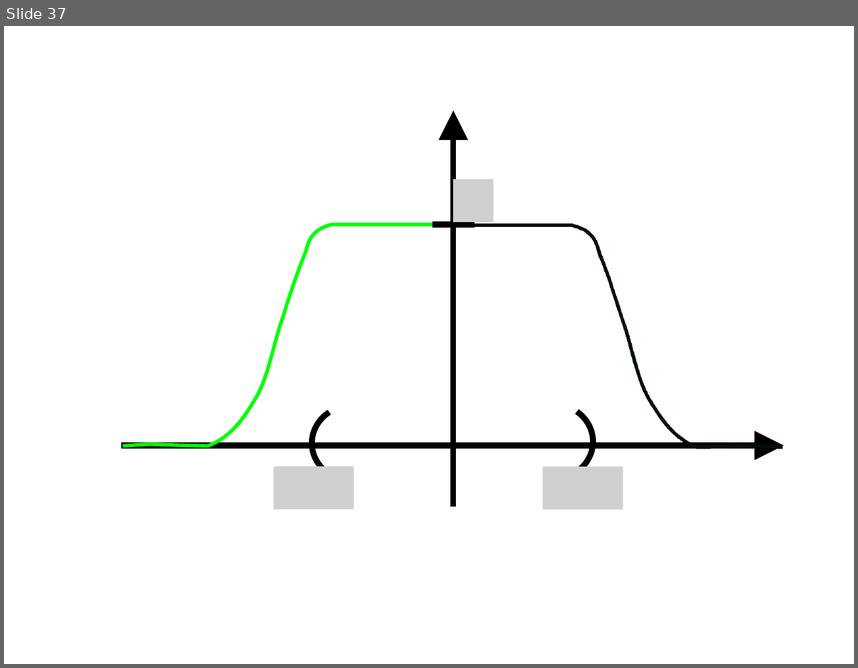
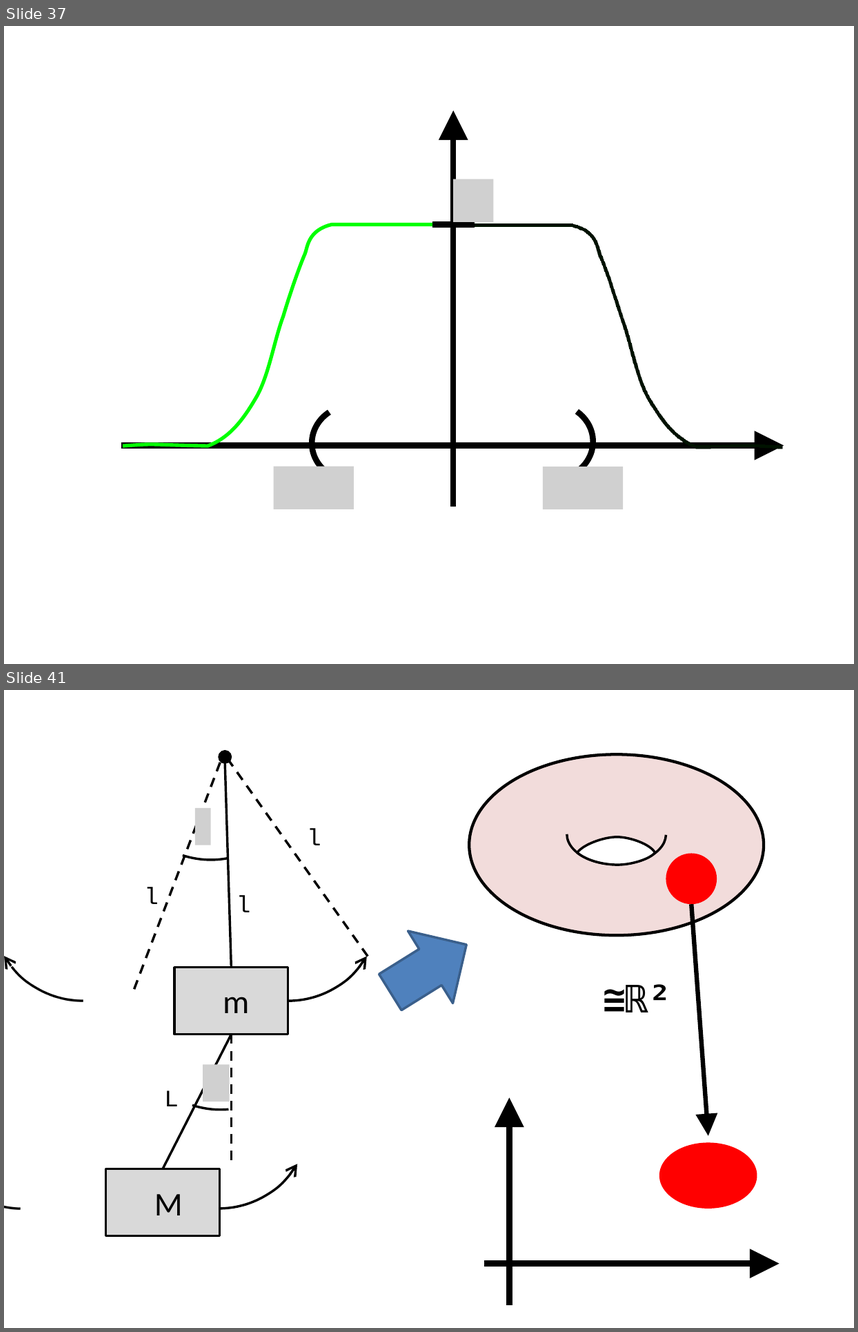
Before and after one commit to lutteropp/GeoTopo, a slide deck: images/Bilder.pptx. Shown one above the other, each under a label of ours: slide 37 before the commit, slides 37 and 41 after it; the slides between them are not shown. The pictures are 858x668 and 858x1332 pixels, drawn with LibreOffice and Linux fonts; fonts in the diff are those of the drawing; grey boxes stand for pictures. Boxes give left, top, right and bottom in pixels: in the first picture for what was removed or moved away, otherwise in the second. Text is boxed around its words. In the diff, an @@ line names an element or a change of style, - is before the commit and + after.

```diff
--- a/images/Bilder.pptx
+++ b/images/Bilder.pptx
@@ slide 41 added at <box>4,690,854,1328</box>, background #FFFFFF @@
@@ arc (boxed as its full ellipse) added at <box>94,690,328,885</box>, outline #000000 2 pt @@
@@ ellipse added at <box>219,750,232,763</box>, fill #000000, outline #000000 1 pt @@
@@ line added from (134, 989) to (221, 761), #000000 2 pt dashed @@
@@ line added from (231, 967) to (225, 763), #000000 2 pt @@
@@ line added from (368, 956) to (229, 761), #000000 2 pt dashed @@
@@ ellipse added at <box>469,755,763,936</box>, fill #F2DCDB, outline #000000 2.5 pt @@
@@ picture added at <box>195,808,212,845</box> @@
@@ arc (boxed as its full ellipse) added at <box>567,804,666,865</box>, outline #000000 2 pt @@
@@ arc (boxed as its full ellipse) added at <box>4,818,174,1000</box>, outline #000000 2 pt @@
@@ arc (boxed as its full ellipse) added at <box>197,818,380,1000</box>, outline #000000 2 pt @@
@@ text added at <box>307,828,321,845</box>, 20 pt, text #000000 @@
+l
@@ freeform shape added at <box>577,837,655,865</box>, fill #FFFFFF, outline #000000 2 pt @@
@@ ellipse added at <box>666,854,717,904</box>, fill #FF0000 @@
@@ text added at <box>144,887,159,904</box>, 20 pt, text #000000 @@
+l
@@ text added at <box>237,895,251,912</box>, 20 pt, text #000000 @@
+l
@@ arc (boxed as its full ellipse) added at <box>103,900,338,1135</box>, outline #000000 2 pt @@
@@ left arrow added at <box>368,908,489,1028</box>, fill #4F81BD, outline #3A5F8C 2 pt @@
@@ arrow added from (692, 904) to (708, 1136), #000000 3.75 pt @@
@@ rectangle added at <box>174,967,288,1034</box>, fill #D9D9D9, outline #000000 2 pt @@
@@ text added at <box>223,996,249,1013</box>, 28 pt, text #000000 @@
+m
@@ text added at <box>603,984,671,1012</box>, 32 pt, text #000000, bold @@
+≅ℝ²
@@ arc (boxed as its full ellipse) added at <box>4,1028,105,1208</box>, outline #000000 2 pt @@
@@ arc (boxed as its full ellipse) added at <box>128,1025,310,1208</box>, outline #000000 2 pt @@
@@ line added from (163, 1169) to (231, 1034), #000000 2 pt @@
@@ line added from (231, 1034) to (231, 1161), #000000 2 pt dashed @@
@@ picture added at <box>203,1064,229,1101</box> @@
@@ text added at <box>164,1090,179,1106</box>, 20 pt, text #000000 @@
+L
@@ arrow added from (509, 1305) to (509, 1097), #000000 5 pt @@
@@ ellipse added at <box>660,1142,757,1208</box>, fill #FF0000 @@
@@ rectangle added at <box>106,1169,220,1236</box>, fill #D9D9D9, outline #000000 2 pt @@
@@ text added at <box>154,1194,183,1215</box>, 28 pt, text #000000 @@
+M
@@ arrow added from (484, 1263) to (780, 1263), #000000 5 pt @@
```
Also in this commit, not shown: 5 other slides added, 11 other files.
